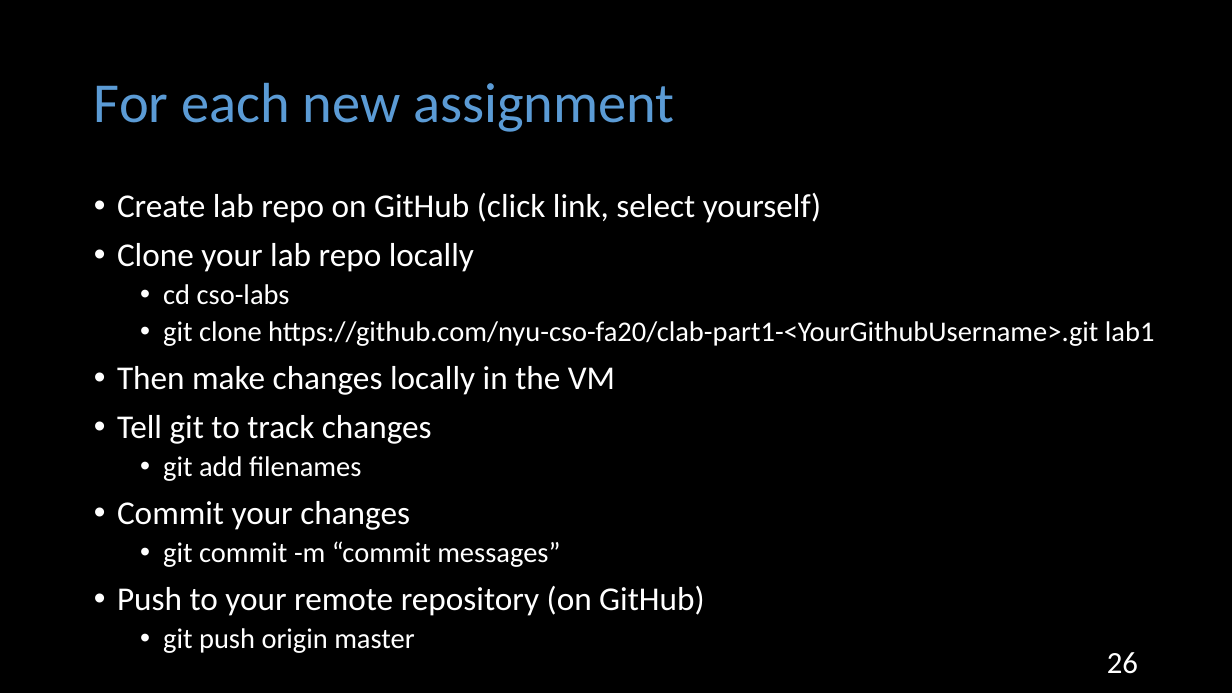
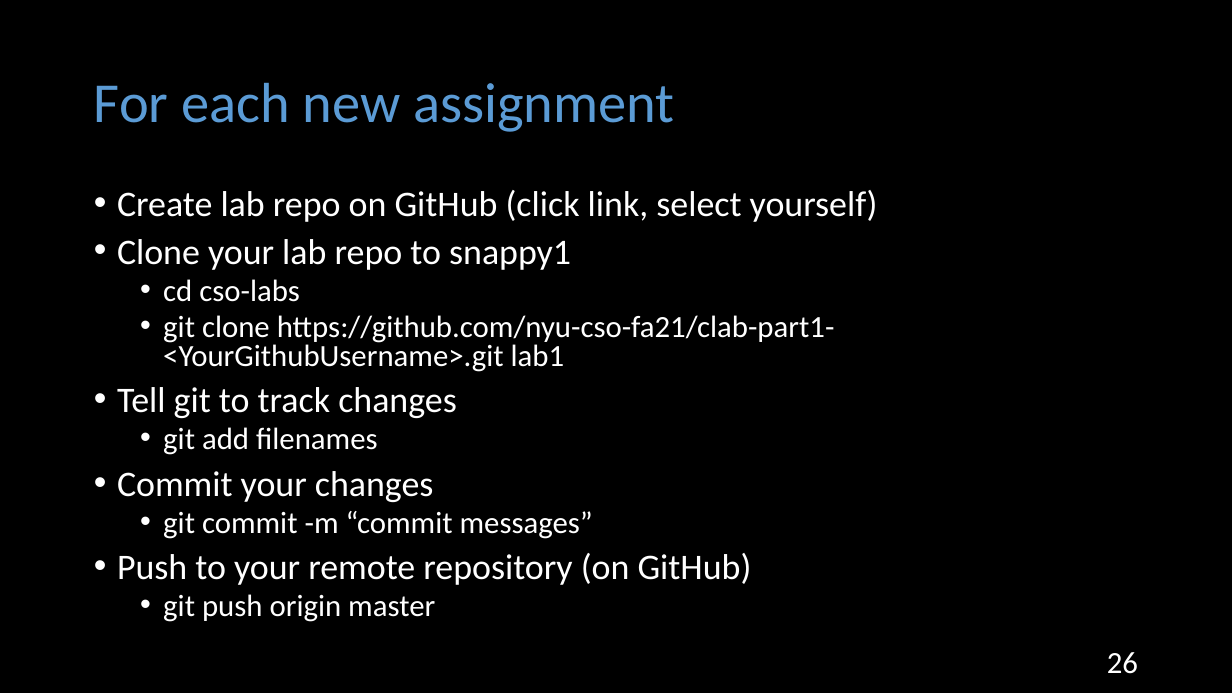
Before and after one commit to NYU-CSO/nyu-cso.github.io, a slide deck: slide 26 of rec-notes/r01.pptx. Drawn at 1232x693 pixels with LibreOffice and Linux fonts; fonts in the diff are those of the drawing. Boxes give left, top, right and bottom in pixels: in the first picture for what was removed or moved away, otherwise in the second. Text is boxed around its words. In the diff, an @@ line names an element or a change of style, - is before the commit and + after.

```diff
--- a/rec-notes/r01.pptx
+++ b/rec-notes/r01.pptx
@@ text at (x1=117, y1=190, x2=878, y2=622): size 25.9 to 28 pt in "Create lab repo on GitHub (click link, ...", "Tell git to track changes", "Commit your changes", "Push to your remote repository (on GitHub)"; size 22.2 to 24 pt in "cd cso-labs", "git add filenames", "git commit -m “commit messages”", "git push origin master"; line spacing 0.9 to 0.8 @@
@@ text at (x1=117, y1=239, x2=571, y2=270): text changed; size 25.9 to 28 pt @@
-• Clone your lab repo locally
+• Clone your lab repo to snappy1
@@ text at (x1=163, y1=315, x2=835, y2=372): text changed; size 22.2 to 24 pt @@
-  • git clone https://github.com/nyu-cso-fa20/clab-part1-<YourGithubUsername>.git lab1
-• Then make changes locally in the VM
+  • git clone https://github.com/nyu-cso-fa21/clab-part1-<YourGithubUsername>.git lab1
```
Also in this commit, not shown: 9 other slides changed, 3 other files.
